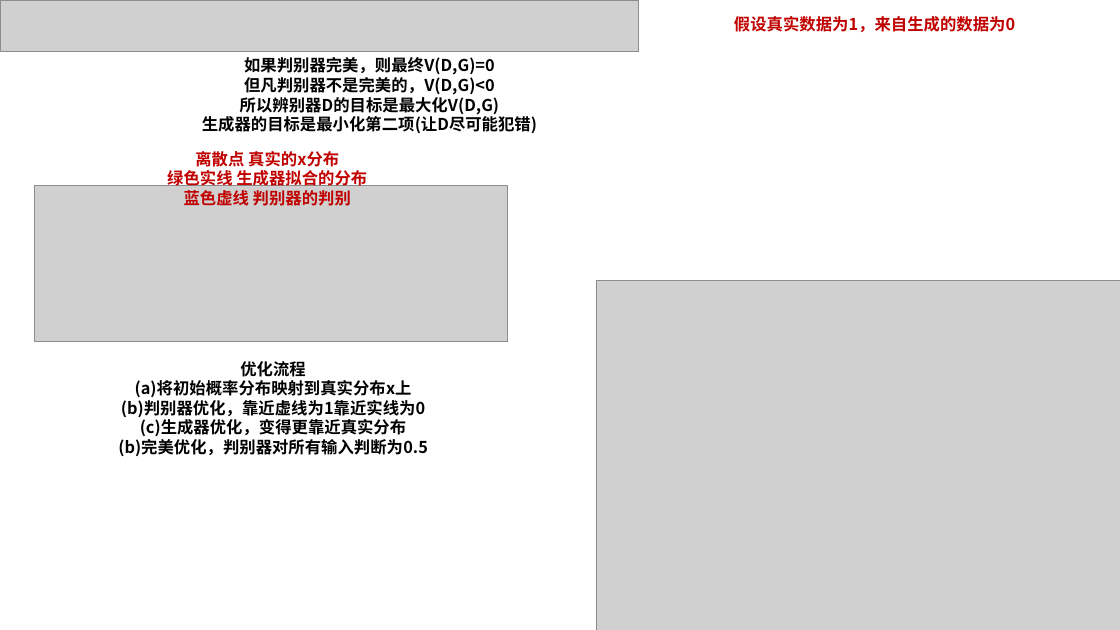
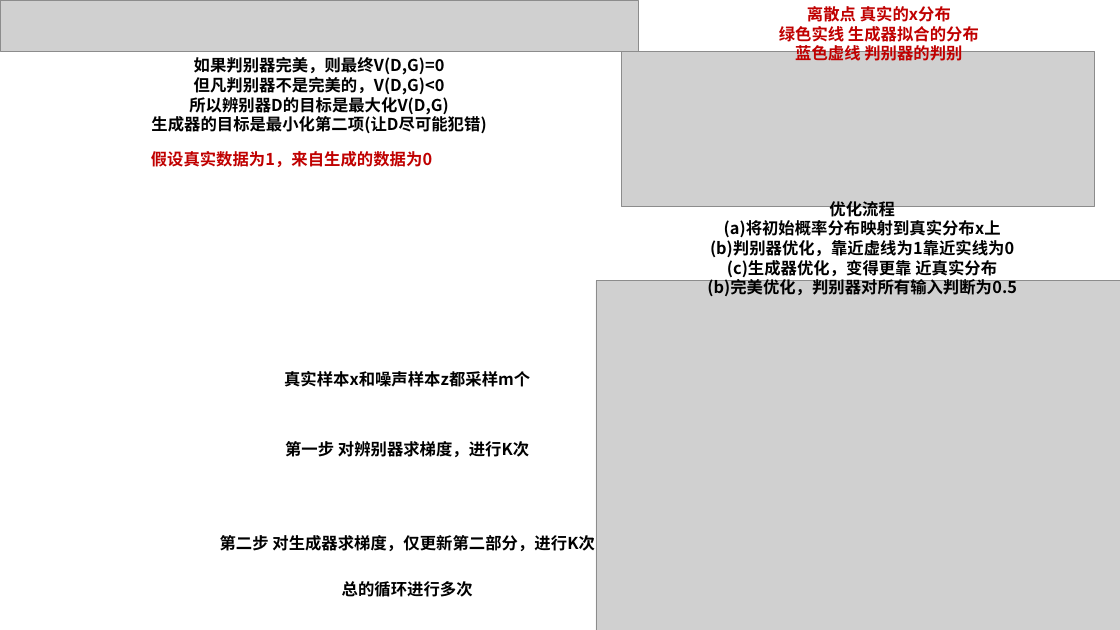
Before and after one commit to Elephant-King9/Paper, a slide deck: slide 8 of Base_Model/GAN+VAE+Diffusion/论文作图.pptx (slide 7 before the commit). Drawn at 1120x630 pixels with LibreOffice and Linux fonts; fonts in the diff are those of the drawing; grey boxes stand for pictures. Boxes give left, top, right and bottom in pixels: in the first picture for what was removed or moved away, otherwise in the second. Text is boxed around its words. In the diff, an @@ line names an element or a change of style, - is before the commit and + after.

```diff
--- a/Base_Model/GAN+VAE+Diffusion/论文作图.pptx
+++ b/Base_Model/GAN+VAE+Diffusion/论文作图.pptx
@@ text "离散点 真实的x分布" moved from (x1=167, y1=151, x2=367, y2=206) to (x1=779, y1=6, x2=979, y2=61) @@
@@ text "如果判别器完美，则最终V(D,G)=0 但凡判别器不是完美的，V(D,G)<0 所以辨别器D的目标是最大化V(D,G)" moved from (x1=202, y1=57, x2=537, y2=133) to (x1=151, y1=57, x2=486, y2=133) @@
@@ picture moved from (x1=34, y1=186, x2=508, y2=341) to (x1=622, y1=51, x2=1096, y2=207) @@
@@ text "假设真实数据为1，来自生成的数据为0" moved from (x1=734, y1=16, x2=1015, y2=32) to (x1=151, y1=151, x2=432, y2=167) @@
@@ text "优化流程" moved from (x1=118, y1=361, x2=428, y2=456) to (x1=707, y1=201, x2=1017, y2=296) @@
@@ text at (x1=707, y1=260, x2=1017, y2=296): spaces changed @@
-(c)生成器优化，变得更靠近真实分布
-(b)完美优化，判别器对所有输入判断为0.5
+(c)生成器优化，变得更靠 近真实分布
+(b)完美优化，判别器对所有输入判断为0.5
@@ text added at (x1=284, y1=371, x2=530, y2=387), 14 pt, text #000000, bold @@
+真实样本x和噪声样本z都采样m个
@@ text added at (x1=285, y1=441, x2=529, y2=457), 14 pt, text #000000, bold @@
+第一步 对辨别器求梯度，进行K次
@@ text added at (x1=220, y1=535, x2=594, y2=551), 14 pt, text #000000, bold @@
+第二步 对生成器求梯度，仅更新第二部分，进行K次
@@ text added at (x1=342, y1=581, x2=473, y2=597), 14 pt, text #000000, bold @@
+总的循环进行多次
```
Also in this commit, not shown: 1 other slide changed, 1 slide added, 11 other files.
